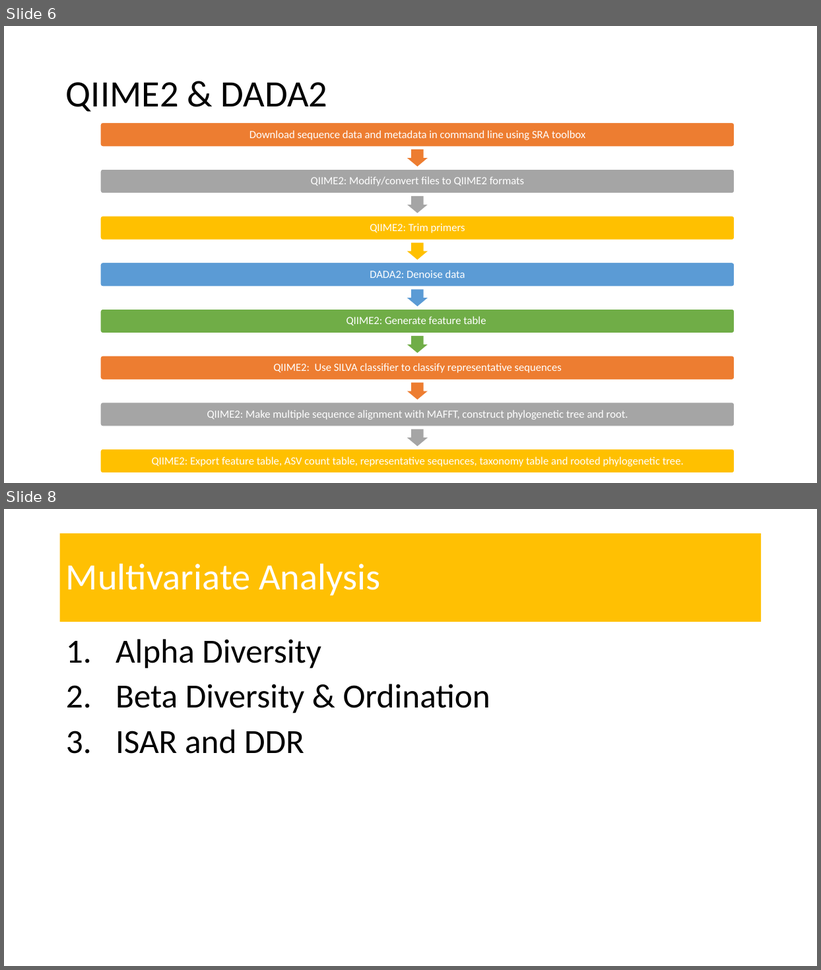
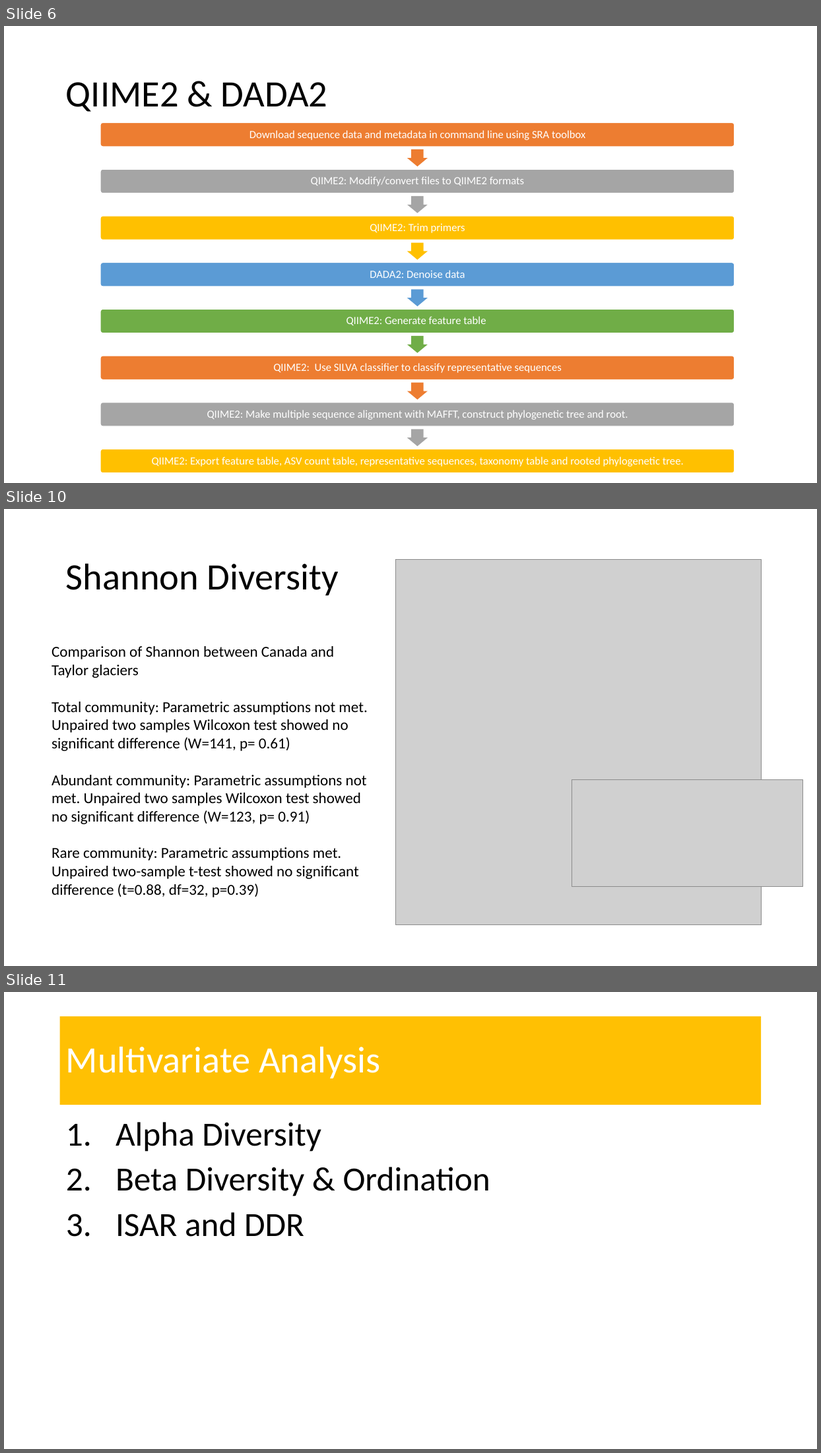
Before and after one commit to amysolman/PhD, a slide deck: Projects/Chapter1/community-assembly-edit.pptx. Shown one above the other, each under a label of ours: slides 6 and 8 before the commit, slides 6, 10 and 11 after it; the slides between them are not shown. The pictures are 821x970 and 821x1453 pixels, drawn with LibreOffice and Linux fonts; fonts in the diff are those of the drawing; grey boxes stand for pictures. Boxes give left, top, right and bottom in pixels: in the first picture for what was removed or moved away, otherwise in the second. Text is boxed around its words. In the diff, an @@ line names an element or a change of style, - is before the commit and + after.

Commit message:
Finished reworking alpha diversity script

```diff
--- a/Projects/Chapter1/community-assembly-edit.pptx
+++ b/Projects/Chapter1/community-assembly-edit.pptx
@@ slide 10 added at [4, 509, 817, 966], background #FFFFFF @@
@@ title added at [66, 563, 339, 595], 44 pt, text #000000 @@
+Shannon Diversity
@@ picture added at [395, 559, 762, 925] @@
@@ text added at [52, 646, 367, 898], 18 pt, text #000000 @@
+Comparison of Shannon between Canada and Taylor glaciers
+Total community: Parametric assumptions not met. Unpaired two samples Wilcoxon test showed no significant difference (W=141, p= 0.61)
+Abundant community: Parametric assumptions not met. Unpaired two samples Wilcoxon test showed no significant difference (W=123, p= 0.91)
+Rare community: Parametric assumptions met. Unpaired two-sample t-test showed no significant difference (t=0.88, df=32, p=0.39)
@@ picture added at [572, 780, 804, 887] @@
@@ what was slide 8 is now slide 11 @@
```
Also in this commit, not shown: 1 slide changed, 2 other slides added, 12 other files.
